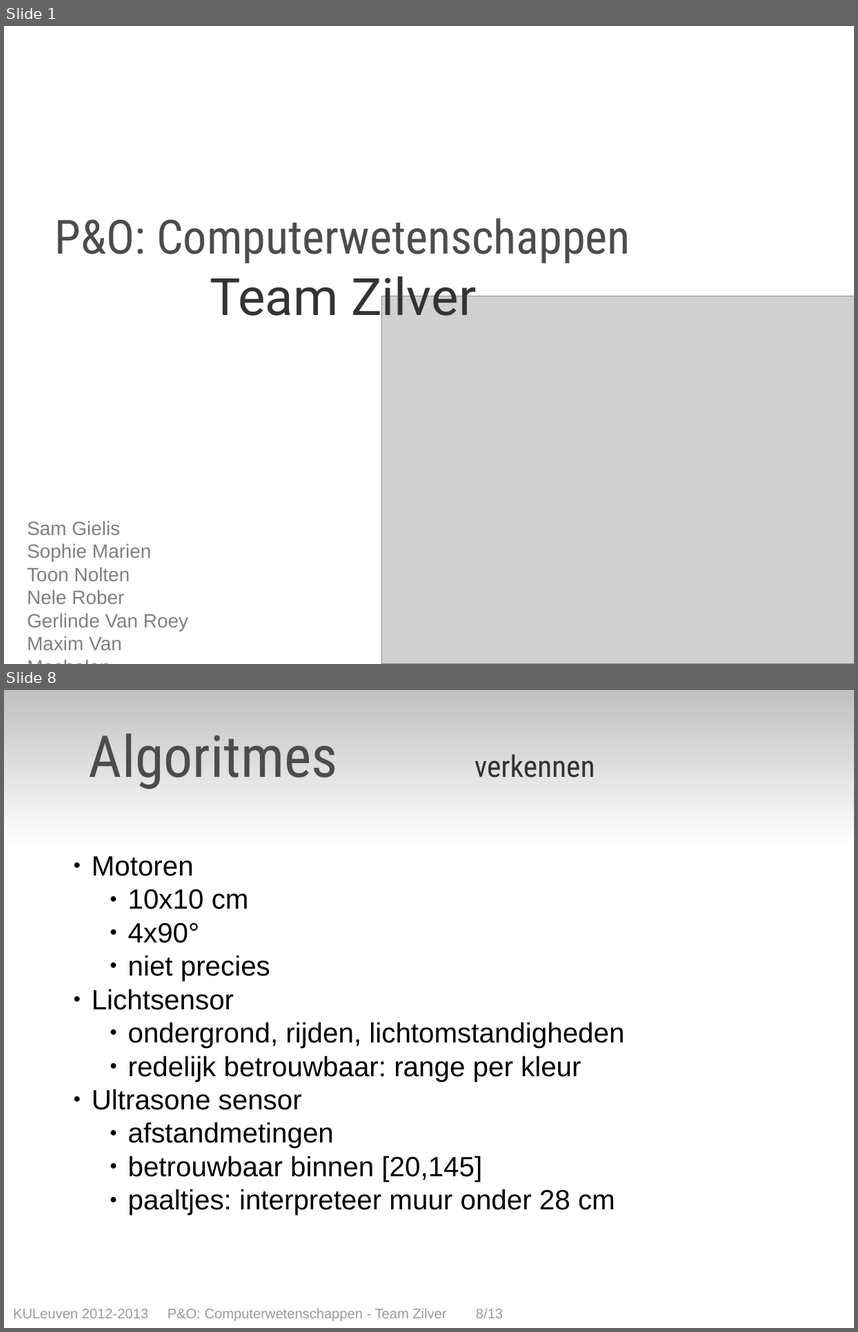
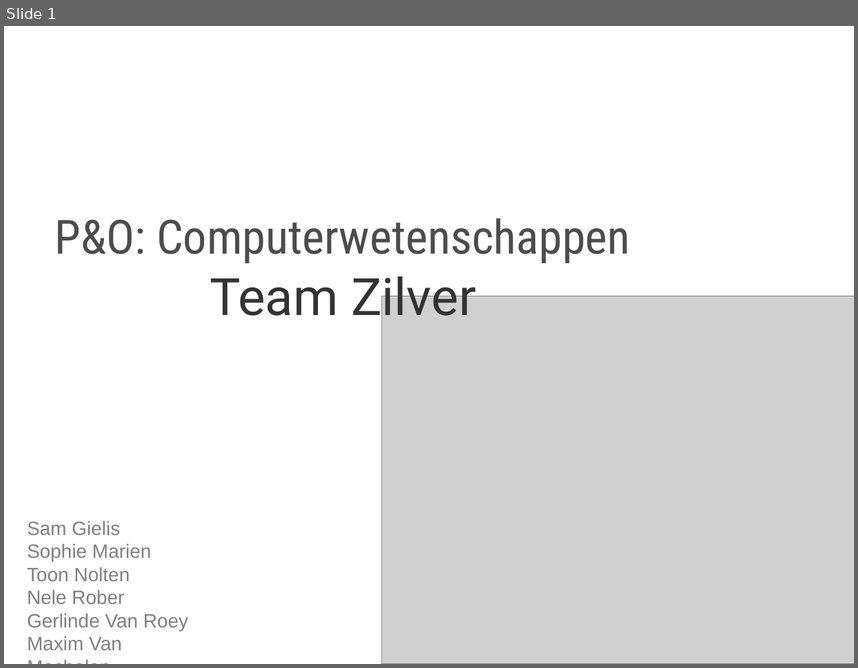
Before and after one commit to toonn/SilverSurfer, a slide deck: SilverSurferVerslag/Presentatie Eind/Presentatie eindverslag - team zilver.odp. Shown one above the other, each under a label of ours: slides 1 and 8 before the commit, slide 1 after it; the slides between them are not shown. The pictures are 858x1332 and 858x668 pixels, drawn with LibreOffice and Linux fonts; fonts in the diff are those of the drawing; grey boxes stand for pictures. Boxes give left, top, right and bottom in pixels: in the first picture for what was removed or moved away, otherwise in the second. Text is boxed around its words. In the diff, an @@ line names an element or a change of style, - is before the commit and + after.

```diff
--- a/SilverSurferVerslag/Presentatie Eind/Presentatie eindverslag - team zilver.odp
+++ b/SilverSurferVerslag/Presentatie Eind/Presentatie eindverslag - team zilver.odp
@@ slide 8 removed at <box>4,690,854,1328</box>, background #FFFFFF @@
@@ text removed at <box>89,733,218,774</box> @@
-Inhoud
@@ text removed at <box>89,733,595,789</box> @@
-Algoritmes verkennen
@@ text removed at <box>92,856,624,1215</box> @@
-● Motoren
-    ● 10x10 cm
-    ● 4x90°
-    ● niet precies
-● Lichtsensor
-    ● ondergrond, rijden, lichtomstandigheden
-    ● redelijk betrouwbaar: range per kleur
-● Ultrasone sensor
-    ● afstandmetingen
-    ● betrouwbaar binnen [20,145]
-    ● paaltjes: interpreteer muur onder 28 cm
@@ text removed at <box>13,1308,503,1321</box> @@
-KULeuven 2012-2013 P&O: Computerwetenschappen - Team Zilver 8/13
```
Also in this commit, not shown: 7 slides added, 7 other slides removed, 1 other file.
